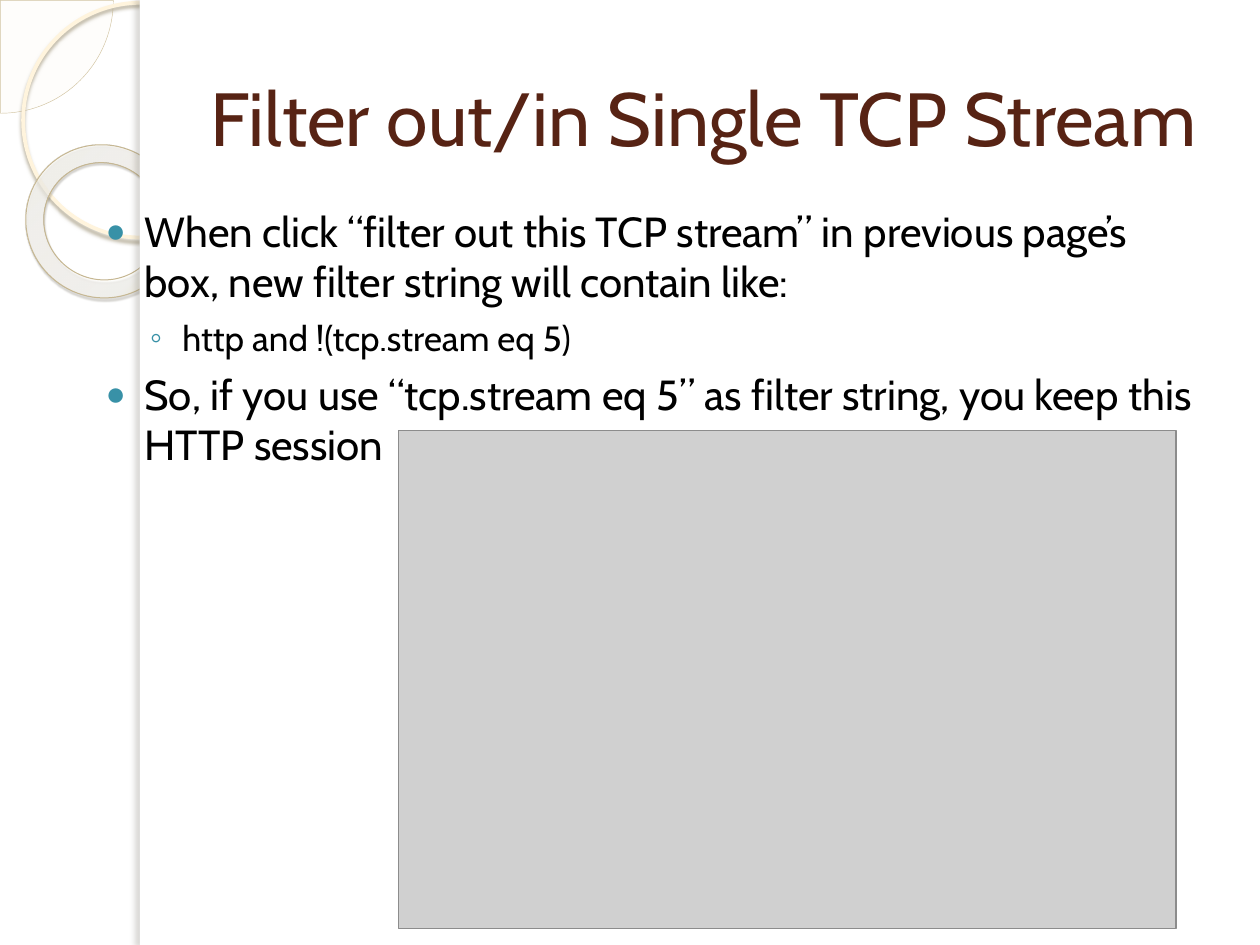
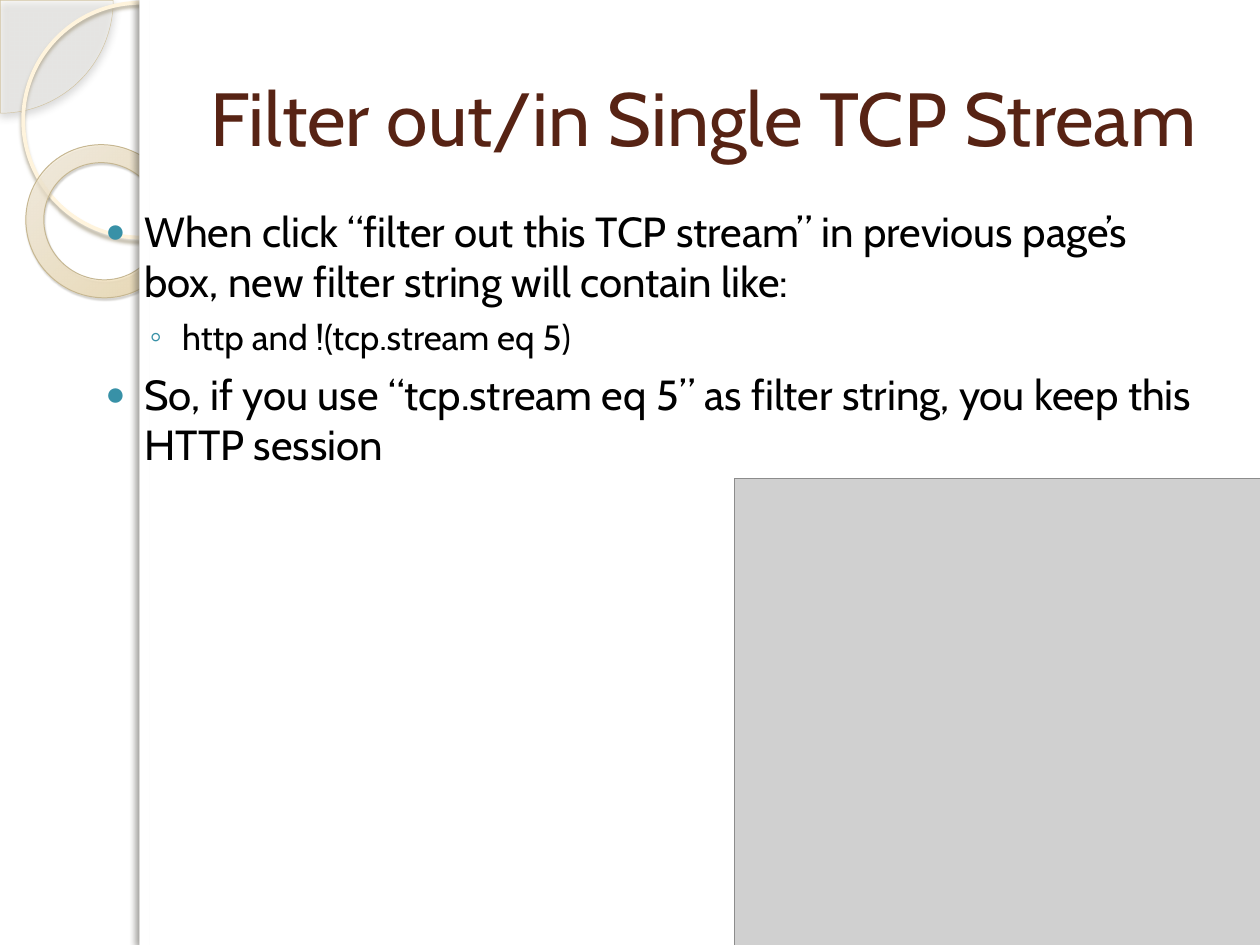
Before and after one commit to centuryhopper/Fall2022CourseContents, a slide deck: slide 36 of CIS6395/Traffic-Analysis-1.pptx. Drawn at 1260x945 pixels with LibreOffice and Linux fonts; fonts in the diff are those of the drawing; grey boxes stand for pictures; background and template pictures are left out. Boxes give left, top, right and bottom in pixels: in the first picture for what was removed or moved away, otherwise in the second. Text is boxed around its words. In the diff, an @@ line names an element or a change of style, - is before the commit and + after.

```diff
--- a/CIS6395/Traffic-Analysis-1.pptx
+++ b/CIS6395/Traffic-Analysis-1.pptx
@@ pie slice (boxed as its full ellipse) at bbox=[0, 0, 113, 113]: shadow on @@
@@ rectangle at bbox=[140, 0, 1260, 945]: shadow on @@
@@ donut at bbox=[0, 113, 211, 329]: fill gradient #FFFCF6 to #FFFEFB to #F0D28E to gradient #EED18E to #FEFAF6; shadow changed @@
@@ picture: place and size @@
-picture at bbox=[399, 431, 1177, 929]
+picture at bbox=[735, 479, 1260, 945]
@@ page number removed at bbox=[748, 901, 775, 928] @@
-36
```
Also in this commit, not shown: 53 other slides changed, 14 other files.
